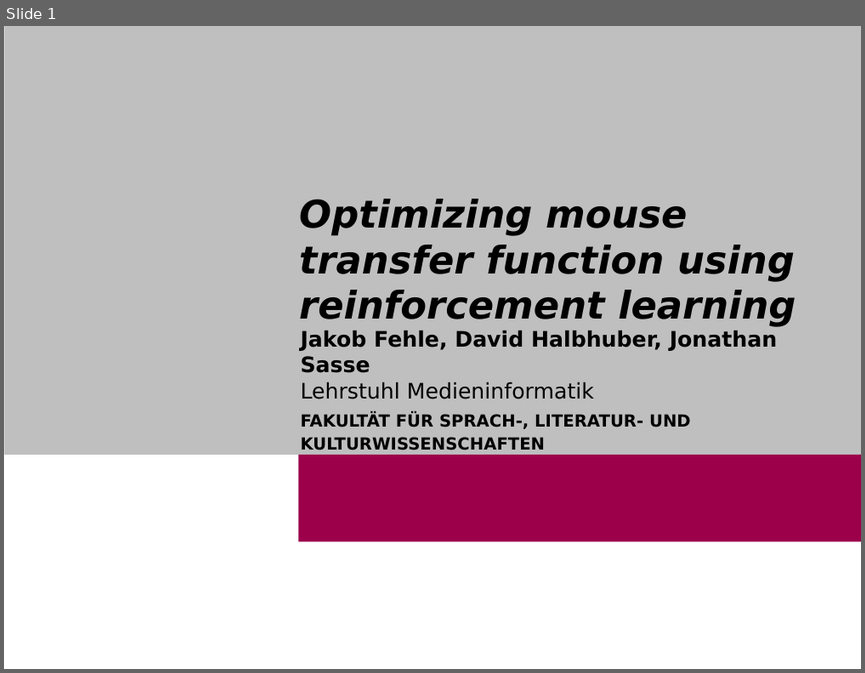
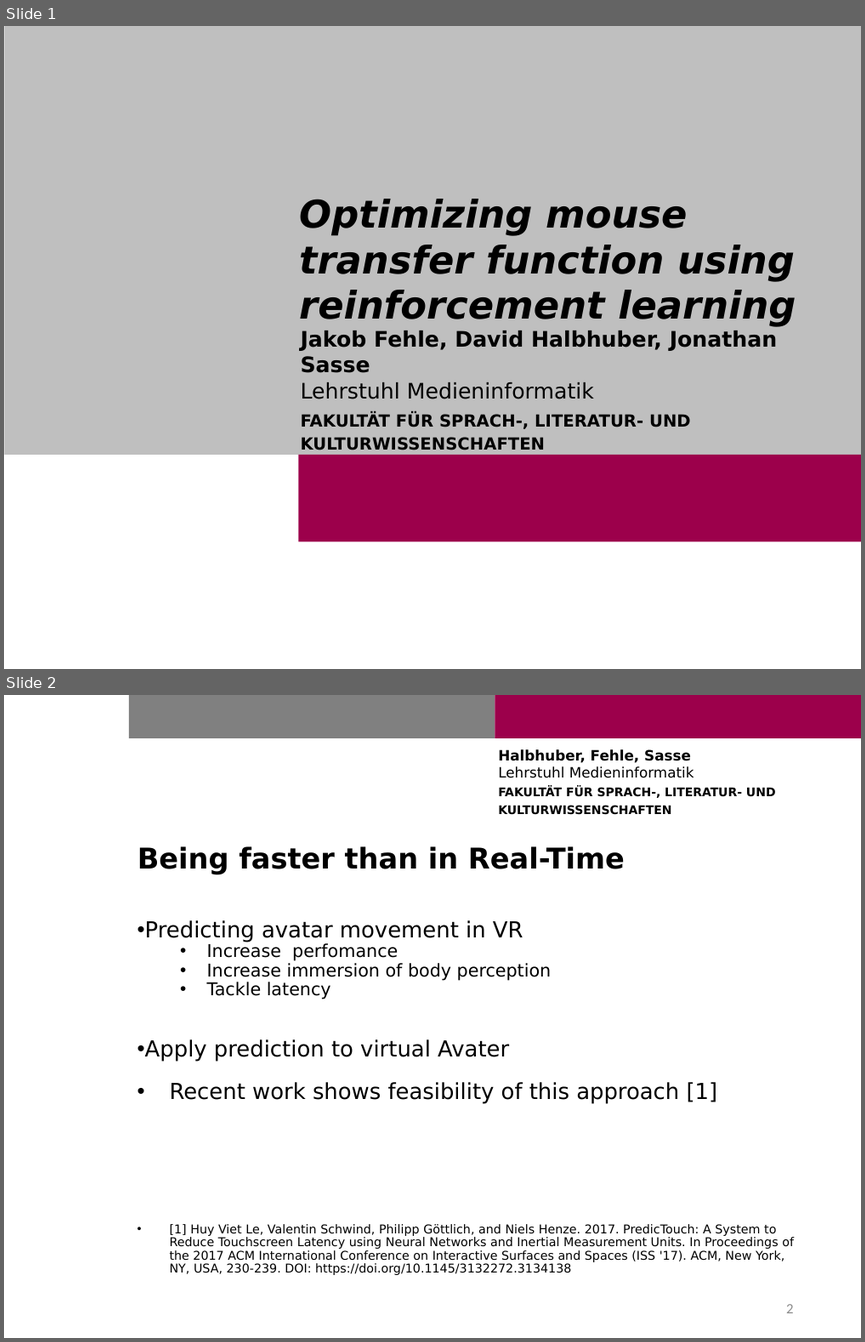
Before and after one commit to Cele3x/practical-seminar, a slide deck: 01-topic-selection/topics/mouse-transfer-function/TransferfunctionRL.pptx. Shown one above the other, each under a label of ours: slide 1 before the commit, slides 1 and 2 after it. The pictures are 865x673 and 865x1342 pixels, drawn with LibreOffice and Linux fonts; fonts in the diff are those of the drawing; background and template pictures are left out. Boxes give left, top, right and bottom in pixels: in the first picture for what was removed or moved away, otherwise in the second. Text is boxed around its words. In the diff, an @@ line names an element or a change of style, - is before the commit and + after.

```diff
--- a/01-topic-selection/topics/mouse-transfer-function/TransferfunctionRL.pptx
+++ b/01-topic-selection/topics/mouse-transfer-function/TransferfunctionRL.pptx
@@ slide 2 added at bbox=[4, 695, 861, 1338], background #FFFFFF; not listed: 2 template elements that a slide beside it also shows @@
@@ text added at bbox=[498, 749, 776, 814], 10 pt, text #000000, bold @@
+Halbhuber, Fehle, Sasse
+Lehrstuhl Medieninformatik
+FAKULTÄT FÜR SPRACH-, LITERATUR- UND
+KULTURWISSENSCHAFTEN
@@ title added at bbox=[137, 846, 624, 874], 24 pt, text #000000, bold @@
+Being faster than in Real-Time
@@ text added at bbox=[145, 920, 794, 1275], 10.2 pt, text #000000 @@
+• Predicting avatar movement in VR
+  • Increase perfomance
+  • Increase immersion of body perception
+  • Tackle latency
+• Apply prediction to virtual Avater
+• Recent work shows feasibility of this approach [1]
+• [1] Huy Viet Le, Valentin Schwind, Philipp Göttlich, and Niels Henze. 2017. PredicTouch: A System to Reduce Touchscreen Latency using Neural Networks and Inertial Measurement Units. In Proceedings of the 2017 ACM International Conference on Interactive Surfaces and Spaces (ISS '17). ACM, New York, NY, USA, 230-239. DOI: https://doi.org/10.1145/3132272.3134138
@@ page number added at bbox=[786, 1304, 793, 1313], 12 pt, text #8C8C8C @@
+2
```
Also in this commit, not shown: 3 other slides added, 3 slides removed, 1 other file.
